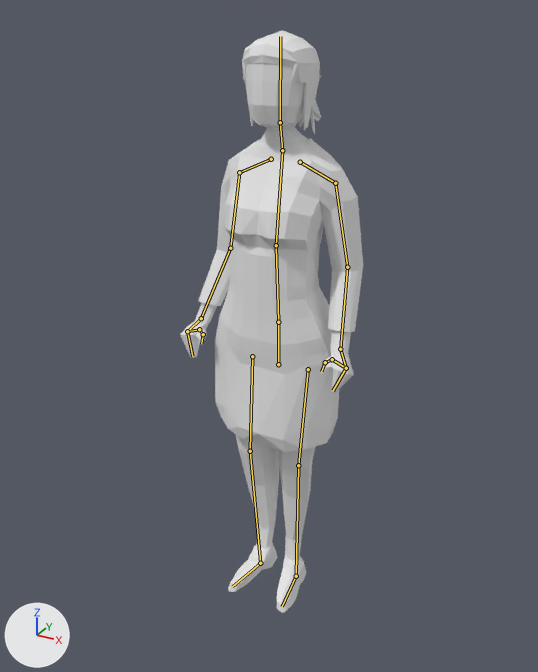
An edit to the Blender file Models/Characters/Female Adult/Player/Player_New_Textured.blend, drawn before and after from the same camera.
The view is the same before and after, from a 50 mm lens placed at (0.886, -1.667, 1.657), pointed at (-0.019, -0.022, 0.834). Lighting does not change. The marker at lower left points along +X, +Y and +Z. The bones that bend it are drawn over the model as lines.

Objects in the first picture: 'PlayerMesh'.
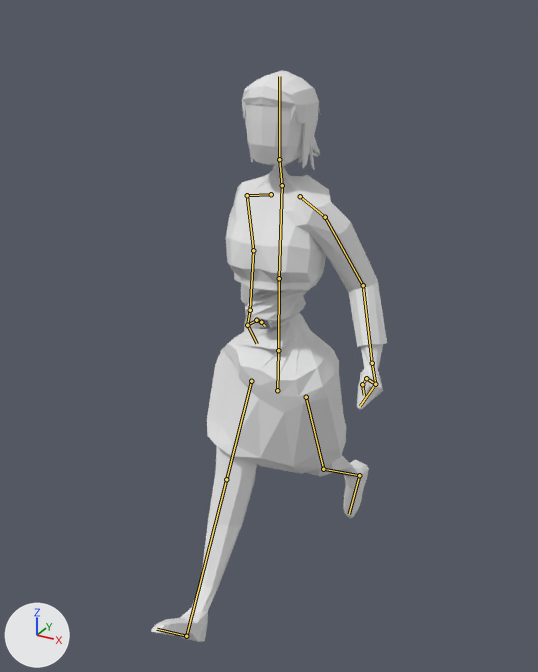
The newer file adds an action. The first version stands in its rest pose; the second is drawn at frame 17 of the action 'Player_WalkingHoldingHands'.

What differs and where, as boxes [x1, y1, x2, y2] in the pictures (538 x 672 px):
'PlayerMesh', posed (29% wider)
    before: [180, 30, 363, 613]
    after: [151, 70, 387, 642]
bone 'Chest', root to tip
    before: (276, 245) to (282, 150)
    after: (279, 278) to (282, 185)
bone 'Neck', root to tip
    before: (282, 150) to (280, 122)
    after: (282, 185) to (279, 159)
bone 'Head', root to tip
    before: (280, 122) to (280, 36)
    after: (279, 159) to (279, 76)
bone 'Shoulder.L', root to tip
    before: (300, 162) to (335, 183)
    after: (300, 196) to (325, 217)
bone 'Hand2.L', root to tip
    before: (346, 368) to (333, 390)
    after: (375, 384) to (360, 406)
bone 'Thumb.L', root to tip
    before: (346, 368) to (332, 359)
    after: (375, 384) to (366, 378)
bone 'Thumb01.L', root to tip
    before: (332, 359) to (325, 362)
    after: (366, 378) to (362, 384)
bone 'Shoulder.R', root to tip
    before: (271, 159) to (239, 172)
    after: (271, 194) to (247, 195)
bone 'Hand2.R', root to tip
    before: (187, 331) to (192, 356)
    after: (247, 325) to (257, 343)
bone 'Thumb.R', root to tip
    before: (187, 331) to (199, 329)
    after: (247, 325) to (256, 320)
bone 'Thumb01.R', root to tip
    before: (199, 329) to (203, 334)
    after: (256, 320) to (261, 322)
bone 'Thumb02.R', root to tip
    before: (203, 334) to (201, 343)
    after: (261, 322) to (265, 326)

What the commit changed:
Bone 'HipsControl' (bone_hipscontrol) moves from (0.0, 0.0, 0.0) to (0.0, 0.085, 0.0).
Bone 'HipsControl' (bone_hipscontrol) turns from (0, 0, 0) to (1, 0, 2) degrees about its own x, y and z.
Bone 'Chest' (bone_chest) turns from (0, 0, 0) to (-1, 0, 3) degrees about its own x, y and z.
Bone 'Neck' (bone_neck) turns from (0, 0, 0) to (-2, 0, 0) degrees about its own x, y and z.
Bone 'Head' (bone_head) turns from (0, 0, 0) to (0, -1, -1) degrees about its own x, y and z.
Bone 'Shoulder.L' (bone_shoulder_l) turns from (0, 0, 0) to (2, 10, -26) degrees about its own x, y and z.
Bone 'Hand2.L' (bone_hand2_l) turns from (0, 0, 0) to (-20, 42, -9) degrees about its own x, y and z.
Bone 'Thumb.L' (bone_thumb_l) turns from (0, 0, 0) to (-29, 1, 3) degrees about its own x, y and z.
Bone 'Thumb01.L' (bone_thumb01_l) turns from (0, 0, 0) to (-19, 12, -4) degrees about its own x, y and z.
Bone 'Arm.Pol.L' (bone_arm_pol_l) moves from (0.0, 0.0, 0.0) to (-0.077, -0.002, -0.085).
Bone 'Shoulder.R' (bone_shoulder_r) turns from (0, 0, 0) to (14, 15, -16) degrees about its own x, y and z.
Bone 'Hand2.R' (bone_hand2_r) turns from (0, 0, 0) to (-9, -8, -23) degrees about its own x, y and z.
Bone 'Thumb.R' (bone_thumb_r) turns from (0, 0, 0) to (-7, 1, 5) degrees about its own x, y and z.
Bone 'Thumb01.R' (bone_thumb01_r) turns from (0, 0, 0) to (-41, 24, -1) degrees about its own x, y and z.
Bone 'Thumb02.R' (bone_thumb02_r) turns from (0, 0, 0) to (9, -34, 9) degrees about its own x, y and z.
Bone 'Arm.Pol.R' (bone_arm_pol_r) moves from (0.0, 0.0, 0.0) to (-0.214, 0.227, -0.039).
Bone 'Leg.IK.L' (bone_leg_ik_l) moves from (0.0, 0.0, 0.0) to (0.113, 0.441, 0.114).
Bone 'Leg.IK.L' (bone_leg_ik_l) turns from (0, 0, 0) to (-54, -3, -5) degrees about its own x, y and z.
Bone 'Leg.Pole.L' (bone_leg_pole_l) moves from (0.0, 0.0, 0.0) to (-0.059, -0.75, -1.469).
Bone 'Hand.Control.L' (bone_hand_control_l) moves from (0.0, 0.0, 0.0) to (-0.056, 0.063, 0.034).
Bone 'Hand.Control.L' (bone_hand_control_l) turns from (0, 0, 0) to (-49, -66, 46) degrees about its own x, y and z.
Bone 'Leg.IK.R' (bone_leg_ik_r) moves from (0.0, 0.0, 0.0) to (0.063, -0.39, 0.03).
Bone 'Leg.IK.R' (bone_leg_ik_r) turns from (0, 0, 0) to (45, 8, 3) degrees about its own x, y and z.
Bone 'Leg.Pole.R' (bone_leg_pole_r) moves from (0.0, 0.0, 0.0) to (0.001, 0.303, 0.286).
Bone 'Hand.Control.R' (bone_hand_control_r) moves from (0.0, 0.0, 0.0) to (0.189, -0.092, -0.171).
Bone 'Hand.Control.R' (bone_hand_control_r) turns from (0, 0, 0) to (-43, -14, 2) degrees about its own x, y and z.
